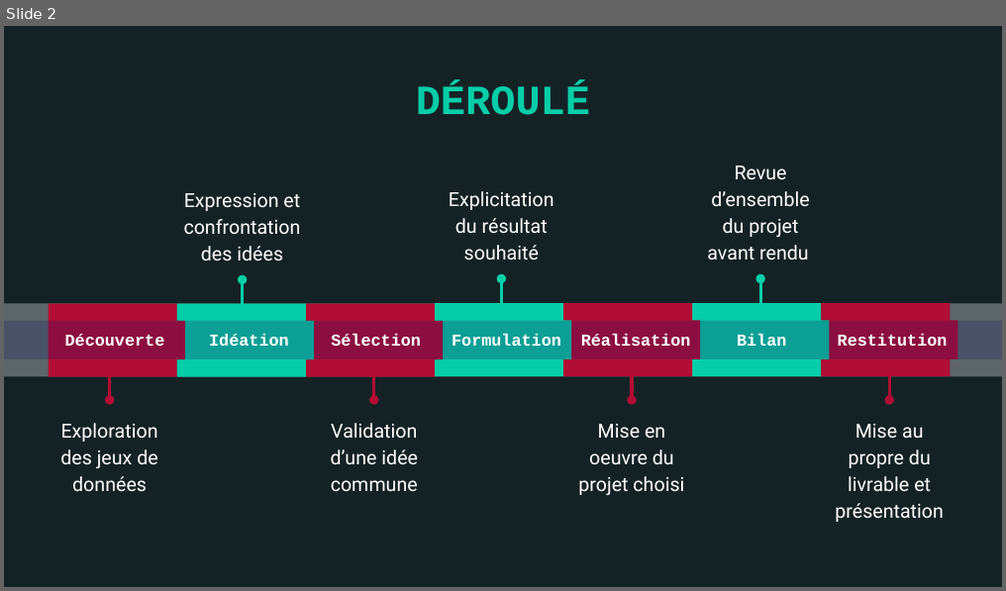
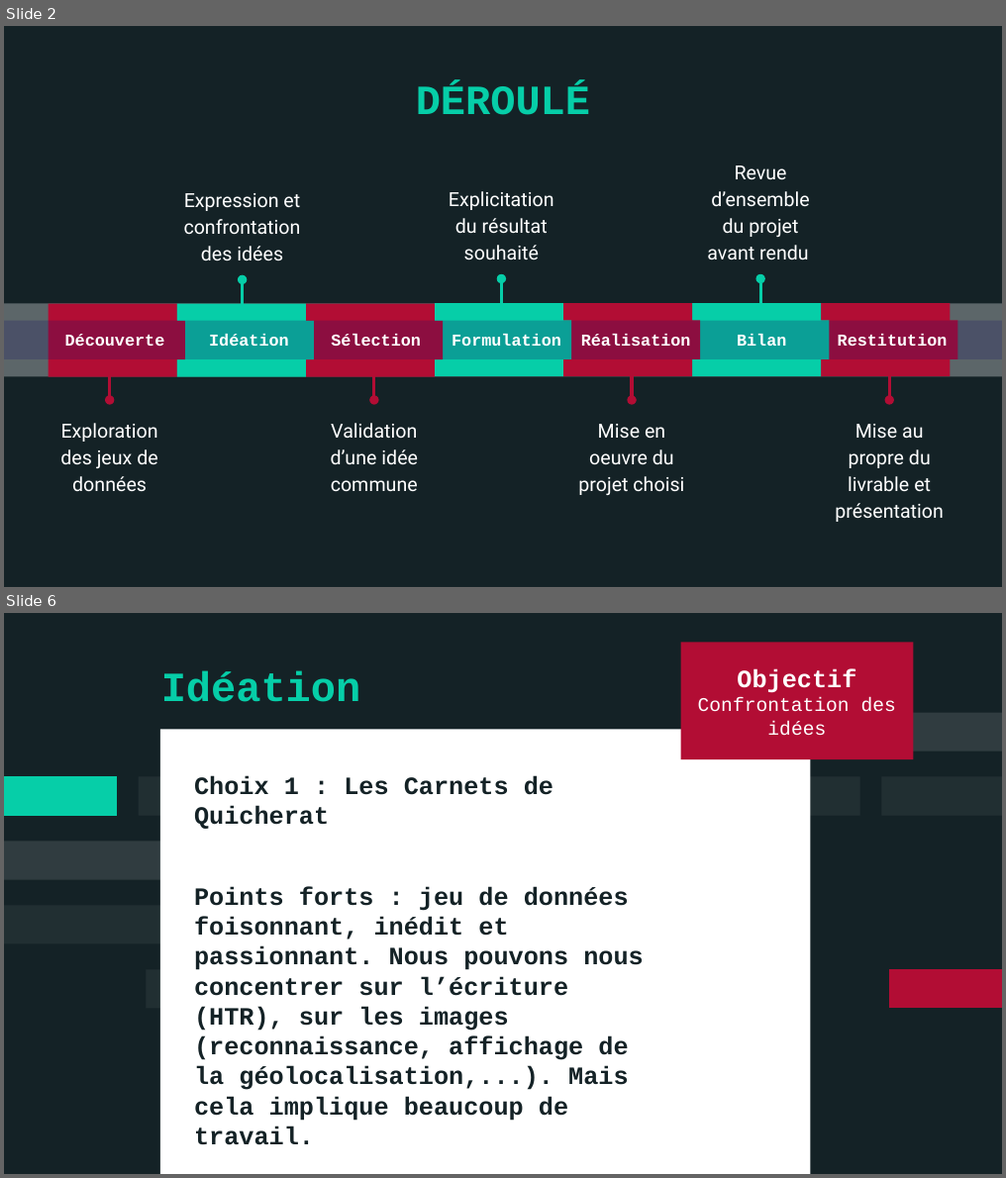
Before and after one commit to ademec/Serendipite-Godaille-Lenification, a slide deck: 2021-09 _ Carnet de bord.pptx. Shown one above the other, each under a label of ours: slide 2 before the commit, slides 2 and 6 after it; the slides between them are not shown. The pictures are 1006x591 and 1006x1178 pixels, drawn with LibreOffice and Linux fonts; fonts in the diff are those of the drawing. Boxes give left, top, right and bottom in pixels: in the first picture for what was removed or moved away, otherwise in the second. Text is boxed around its words. In the diff, an @@ line names an element or a change of style, - is before the commit and + after.

Commit message:
Mise en ligne du Carnet de Bord terminé.

```diff
--- a/2021-09 _ Carnet de bord.pptx
+++ b/2021-09 _ Carnet de bord.pptx
@@ slide 6 added at (x1=4, y1=613, x2=1002, y2=1174), background #142226 @@
@@ rectangle added at (x1=680, y1=642, x2=913, y2=760), fill #B20D34, 14 pt, text #FFFFFF @@
+Objectif Confrontation des idées
@@ title added at (x1=161, y1=671, x2=361, y2=702), 30 pt, text #06CEA8, bold @@
+Idéation
@@ rectangle added at (x1=160, y1=730, x2=810, y2=1174), fill #FFFFFF @@
@@ freeform shape added at (x1=756, y1=713, x2=1002, y2=752), fill #FFFFFF at 12% opacity @@
@@ freeform shape added at (x1=4, y1=776, x2=118, y2=816), fill #06CEA8 @@
@@ freeform shape added at (x1=138, y1=776, x2=258, y2=816), fill #FFFFFF at 6% opacity @@
@@ text added at (x1=194, y1=775, x2=643, y2=1146), 18 pt, text #142226, bold @@
+Choix 1 : Les Carnets de Quicherat
+Points forts : jeu de données foisonnant, inédit et passionnant. Nous pouvons nous concentrer sur l’écriture (HTR), sur les images (reconnaissance, affichage de la géolocalisation,...). Mais cela implique beaucoup de travail.
@@ freeform shape added at (x1=602, y1=776, x2=860, y2=816), fill #FFFFFF at 6% opacity @@
@@ freeform shape added at (x1=881, y1=776, x2=1002, y2=816), fill #FFFFFF at 6% opacity @@
@@ freeform shape added at (x1=4, y1=842, x2=197, y2=880), fill #FFFFFF at 12% opacity @@
@@ freeform shape added at (x1=4, y1=905, x2=250, y2=945), fill #FFFFFF at 6% opacity @@
@@ freeform shape added at (x1=146, y1=969, x2=266, y2=1008), fill #FFFFFF at 6% opacity @@
@@ freeform shape added at (x1=888, y1=969, x2=1002, y2=1008), fill #B20D34 @@
```
Also in this commit, not shown: 9 slides changed, 23 other slides added, 1 slide removed.
